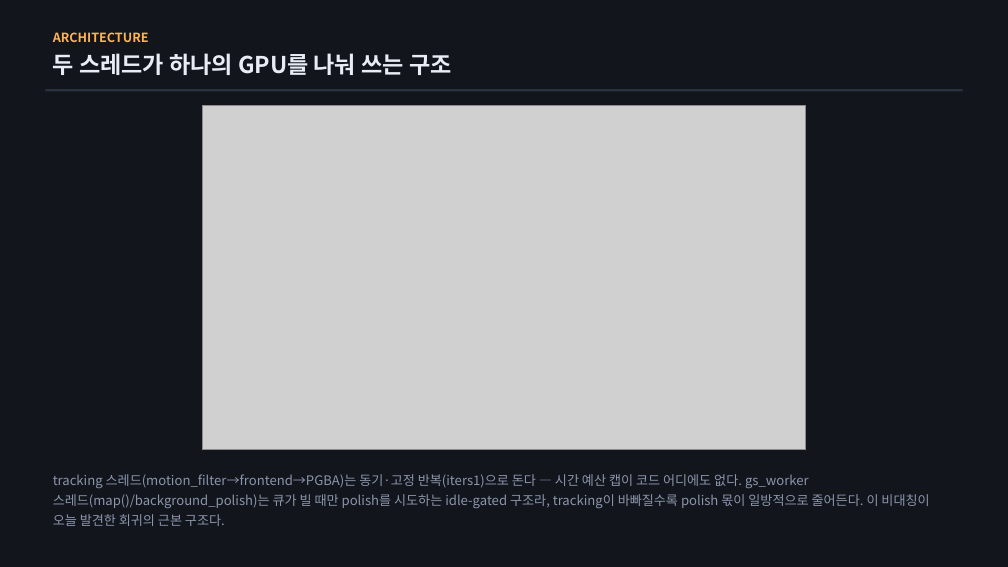
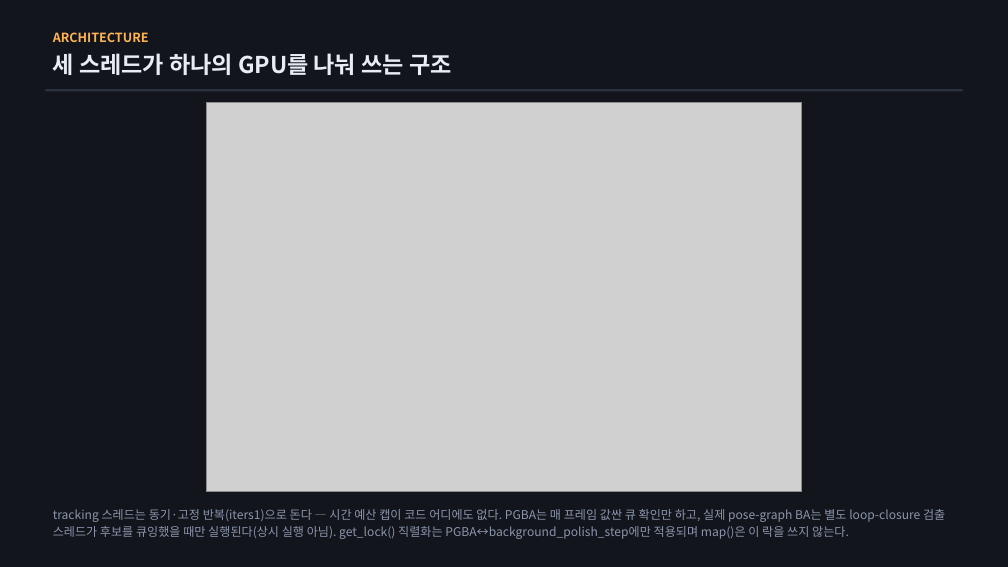
Before and after one commit to sawo0150/gs_floaterLab, a slide deck: slide 3 of context/ppt/ppt0812/vigs_budget_briefing_0812.pptx. Drawn at 1008x567 pixels with LibreOffice and Linux fonts; fonts in the diff are those of the drawing; grey boxes stand for pictures. Boxes give left, top, right and bottom in pixels: in the first picture for what was removed or moved away, otherwise in the second. Text is boxed around its words. In the diff, an @@ line names an element or a change of style, - is before the commit and + after.

```diff
--- a/context/ppt/ppt0812/vigs_budget_briefing_0812.pptx
+++ b/context/ppt/ppt0812/vigs_budget_briefing_0812.pptx
@@ text at (x1=53, y1=53, x2=451, y2=75): text changed @@
-두 스레드가 하나의 GPU를 나눠 쓰는 구조
+세 스레드가 하나의 GPU를 나눠 쓰는 구조
@@ picture resized from (x1=203, y1=106, x2=806, y2=450) to (x1=206, y1=102, x2=802, y2=492) @@
@@ text at (x1=53, y1=509, x2=945, y2=539): text changed; size 12.5 to 11.5 pt @@
-tracking 스레드(motion_filter→frontend→PGBA)는 동기·고정 반복(iters1)으로 돈다 — 시간 예산 캡이 코드 어디에도 없다. gs_worker 스레드(map()/background_polish)는 큐가 빌 때만 polish를 시도하는 idle-gated 구조라, tracking이 바빠질수록 polish 몫이 일방적으로 줄어든다. 이 비대칭이 오늘 발견한 회귀의 근본 구조다.
+tracking 스레드는 동기·고정 반복(iters1)으로 돈다 — 시간 예산 캡이 코드 어디에도 없다. PGBA는 매 프레임 값싼 큐 확인만 하고, 실제 pose-graph BA는 별도 loop-closure 검출 스레드가 후보를 큐잉했을 때만 실행된다(상시 실행 아님). get_lock() 직렬화는 PGBA↔background_polish_step에만 적용되며 map()은 이 락을 쓰지 않는다.
```
Also in this commit, not shown: 4 slides added, 19 other files.
